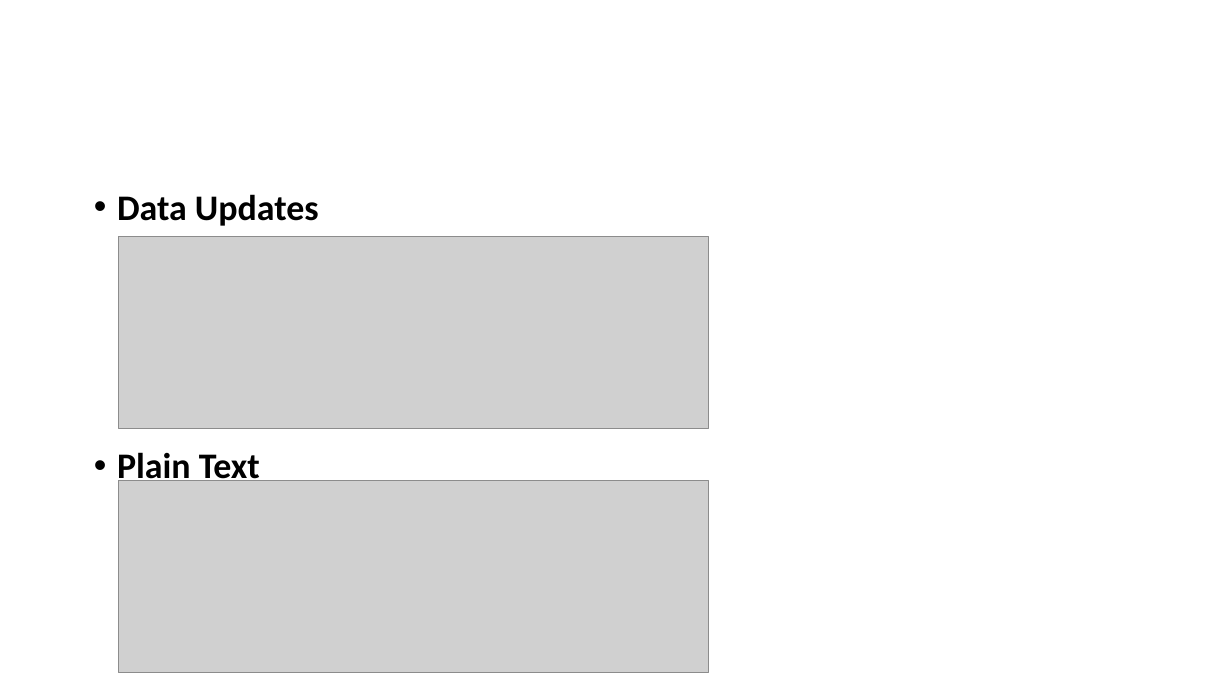
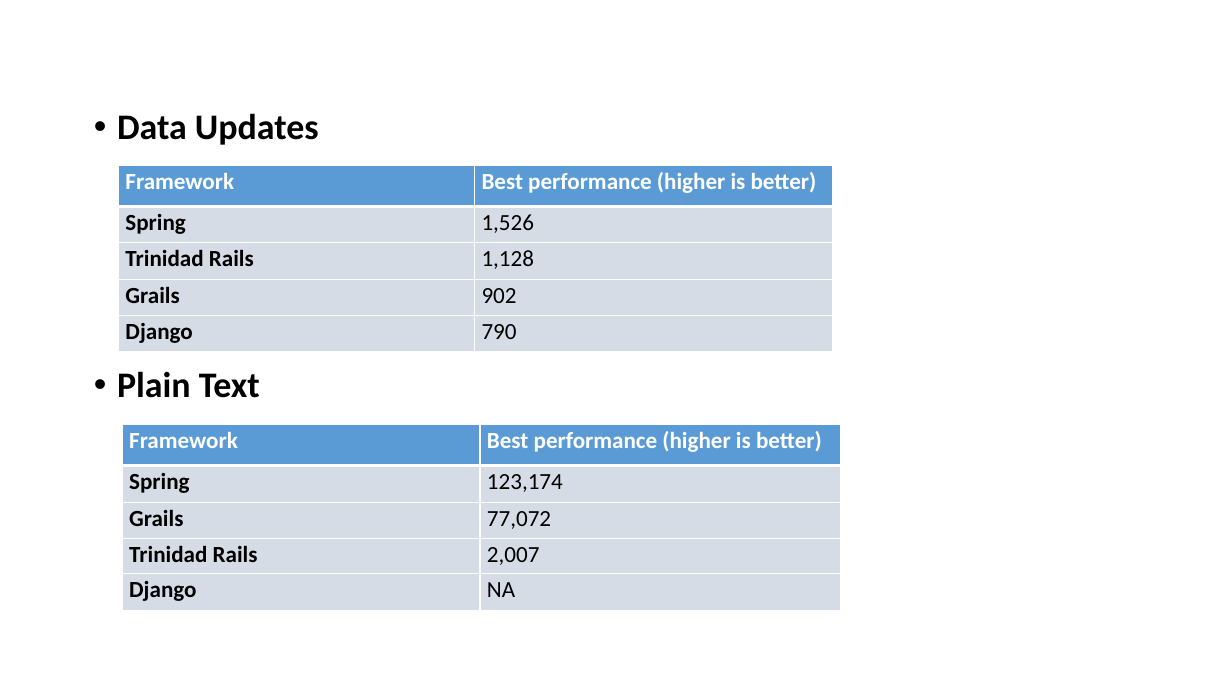
Before and after one commit to rahulparekh/ser422-critical-inquiry, a slide deck: slide 10 of SSFCfinal.pptx. Drawn at 1232x693 pixels with LibreOffice and Linux fonts; fonts in the diff are those of the drawing; grey boxes stand for pictures. Boxes give left, top, right and bottom in pixels: in the first picture for what was removed or moved away, otherwise in the second. Text is boxed around its words. In the diff, an @@ line names an element or a change of style, - is before the commit and + after.

```diff
--- a/SSFCfinal.pptx
+++ b/SSFCfinal.pptx
@@ text "Data Updates" rewrapped from [117, 194, 319, 487] to [117, 113, 319, 398] @@
@@ table added at [118, 165, 833, 352], 5 rows, 2 columns @@
+Framework | Best performance (higher is better)
+Spring | 1,526
+Trinidad Rails | 1,128
+Grails | 902
+Django | 790
@@ picture removed at [118, 237, 708, 429] @@
@@ table added at [122, 424, 840, 611], 5 rows, 2 columns @@
+Framework | Best performance (higher is better)
+Spring | 123,174
+Grails | 77,072
+Trinidad Rails | 2,007
+Django | NA
@@ picture removed at [118, 481, 708, 673] @@
```
Also in this commit, not shown: 9 other slides changed.
